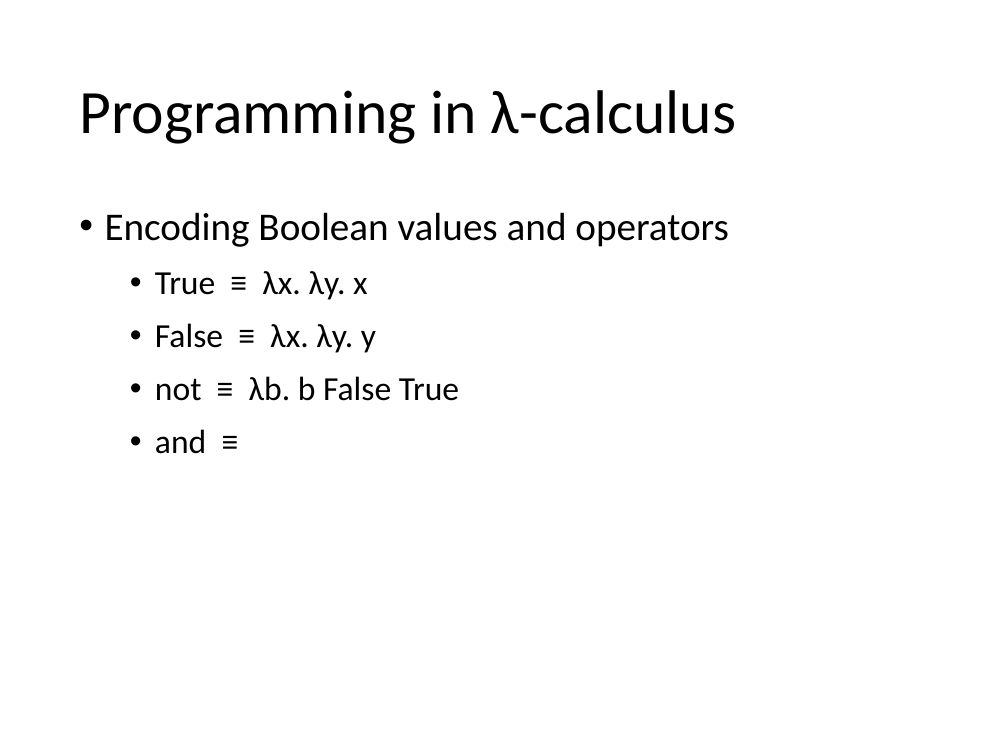
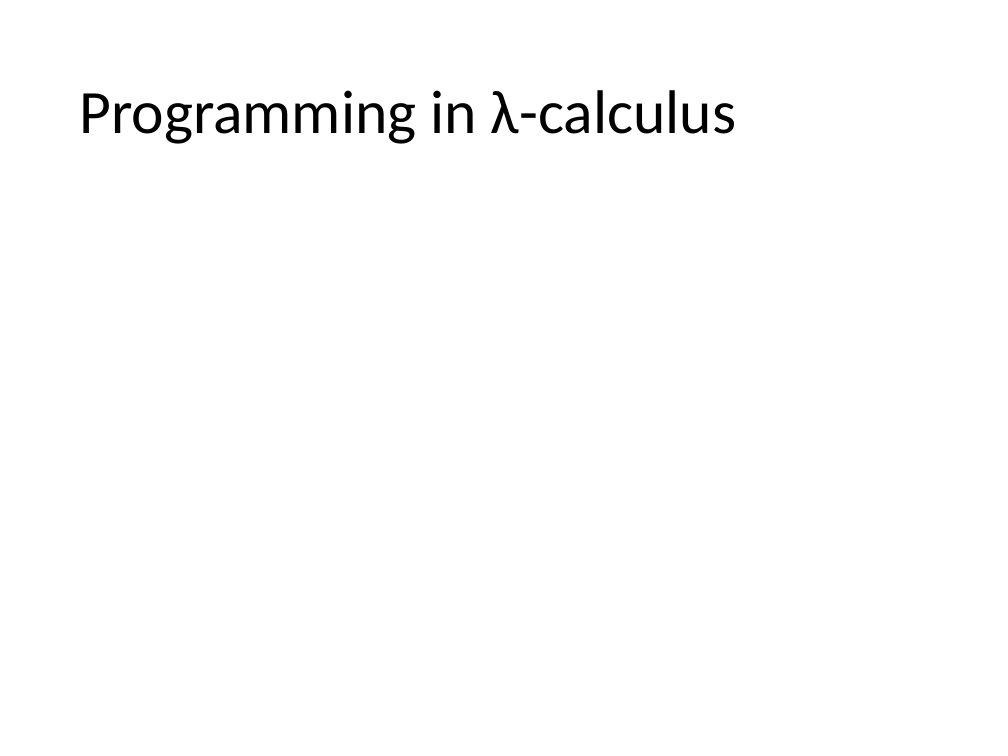
Before and after one commit to hongjin-liang/hongjin-liang.github.io, a slide deck: slide 56 of teaching/semantics/04_lambda.pptx. Drawn at 1008x756 pixels with LibreOffice and Linux fonts; fonts in the diff are those of the drawing; grey boxes stand for pictures. Boxes give left, top, right and bottom in pixels: in the first picture for what was removed or moved away, otherwise in the second. Text is boxed around its words. In the diff, an @@ line names an element or a change of style, - is before the commit and + after.

```diff
--- a/teaching/semantics/04_lambda.pptx
+++ b/teaching/semantics/04_lambda.pptx
@@ text removed at (105, 212, 729, 454) @@
-• Encoding Boolean values and operators
-  • True ≡ λx. λy. x
-  • False ≡ λx. λy. y
-  • not ≡ λb. b False True
-  • and ≡
```
Also in this commit, not shown: 22 other slides changed, 1 other file.
